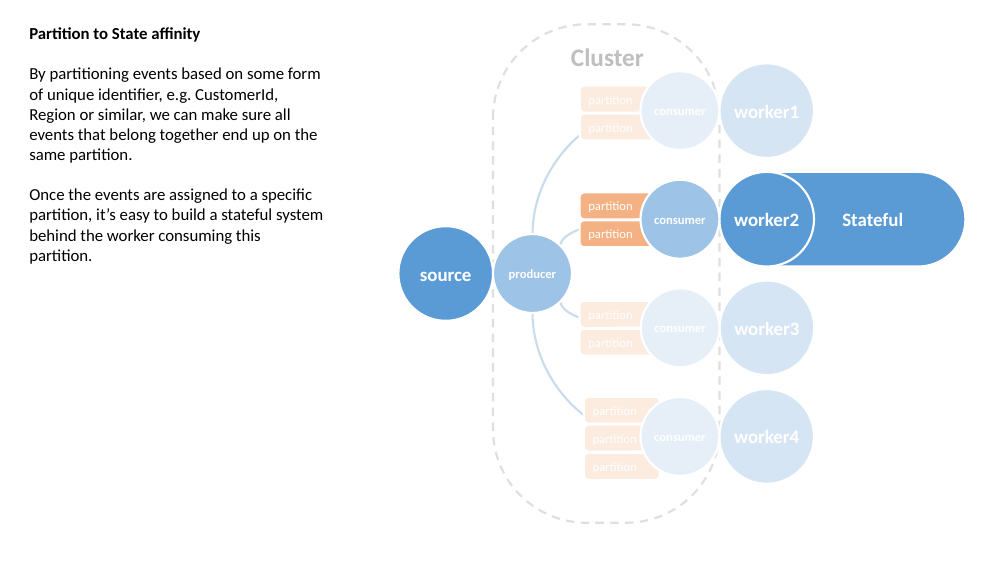
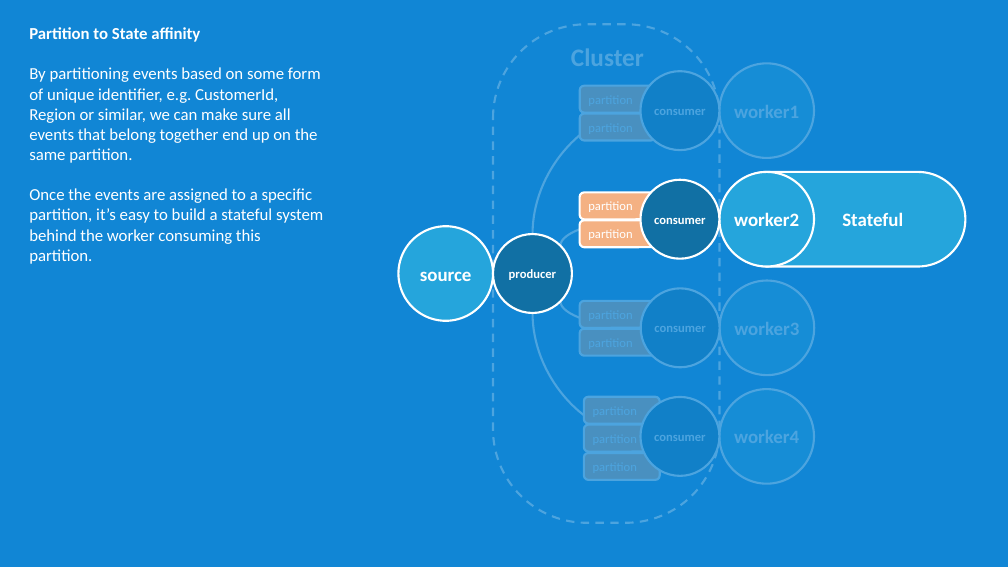
Before and after one commit to rogeralsing/Presentations, a slide deck: slide 20 of ClusterSoftware/clustersoftware.pptx (slide 9 before the commit). Drawn at 1008x567 pixels with LibreOffice and Linux fonts; fonts in the diff are those of the drawing. Boxes give left, top, right and bottom in pixels: in the first picture for what was removed or moved away, otherwise in the second. Text is boxed around its words. In the diff, an @@ line names an element or a change of style, - is before the commit and + after.

```diff
--- a/ClusterSoftware/clustersoftware.pptx
+++ b/ClusterSoftware/clustersoftware.pptx
@@ background #FFFFFF to #1186D5 @@
@@ text "Partition to State affinity" at box(29, 27, 323, 264): text colour #000000 to #FFFFFF @@
@@ rectangle: place and size @@
-rectangle at box(340, 0, 866, 567)
+rectangle at box(340, 0, 969, 567)
@@ rectangle at box(340, 0, 969, 567): fill #FFFFFF at 75% opacity to #1186D5 at 75% opacity @@
@@ rounded rectangle at box(493, 24, 720, 523): outline #808080 2 pt dashed to #FFFFFF 2 pt dashed @@
@@ text "Cluster" at box(571, 48, 644, 66): text colour #000000 to #FFFFFF @@
@@ curved arrow (532, 234) - (640, 110): stroke #2E75B6 2 pt to #FFFFFF 2 pt @@
@@ text in ellipse at box(654, 109, 706, 115): text added @@
+consumer
@@ curved arrow (560, 246) - (640, 219): stroke #2E75B6 2 pt to #FFFFFF 2 pt @@
@@ fill #9DC3E6 to #1170A4 in 5 elements at box(493, 234, 572, 313), box(640, 180, 719, 259), box(640, 71, 719, 150), box(640, 397, 719, 476), box(641, 288, 720, 367) @@
@@ fill #5B9BD5 to #25A5DC in 6 elements at box(721, 172, 966, 266), box(720, 172, 814, 266), box(399, 226, 493, 321), box(720, 64, 814, 158), box(720, 389, 814, 484), box(720, 281, 814, 375) @@
@@ curved arrow (532, 313) - (640, 436): stroke #2E75B6 2 pt to #FFFFFF 2 pt @@
@@ curved arrow (560, 302) - (641, 328): stroke #2E75B6 2 pt to #FFFFFF 2 pt @@
@@ text in ellipse at box(654, 326, 706, 332): text added @@
+consumer
@@ text in ellipse at box(654, 435, 706, 441): text added @@
+consumer
```
Also in this commit, not shown: 10 other slides changed, 23 slides added, 1 slide removed, 1 other file.
